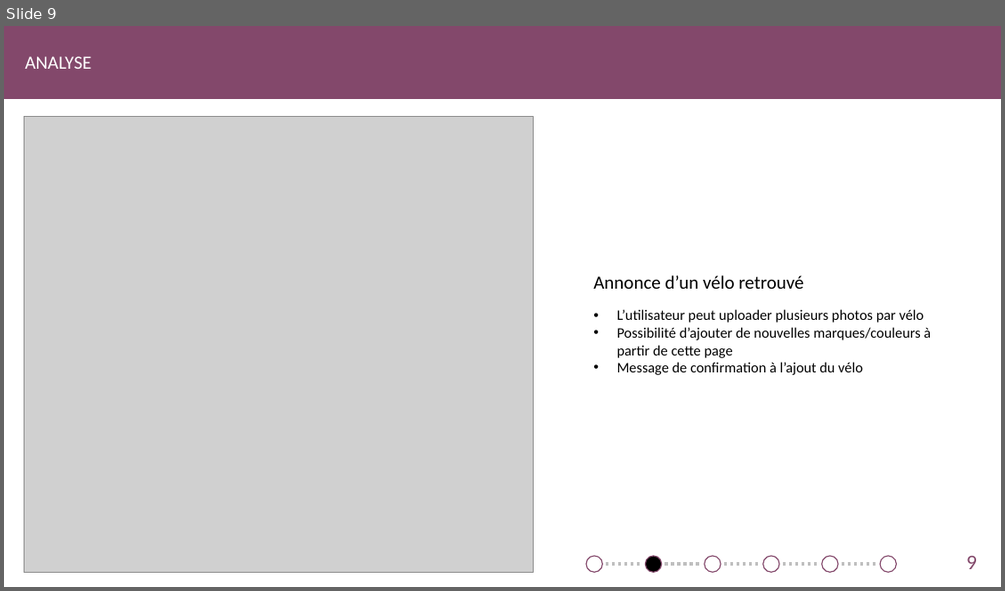
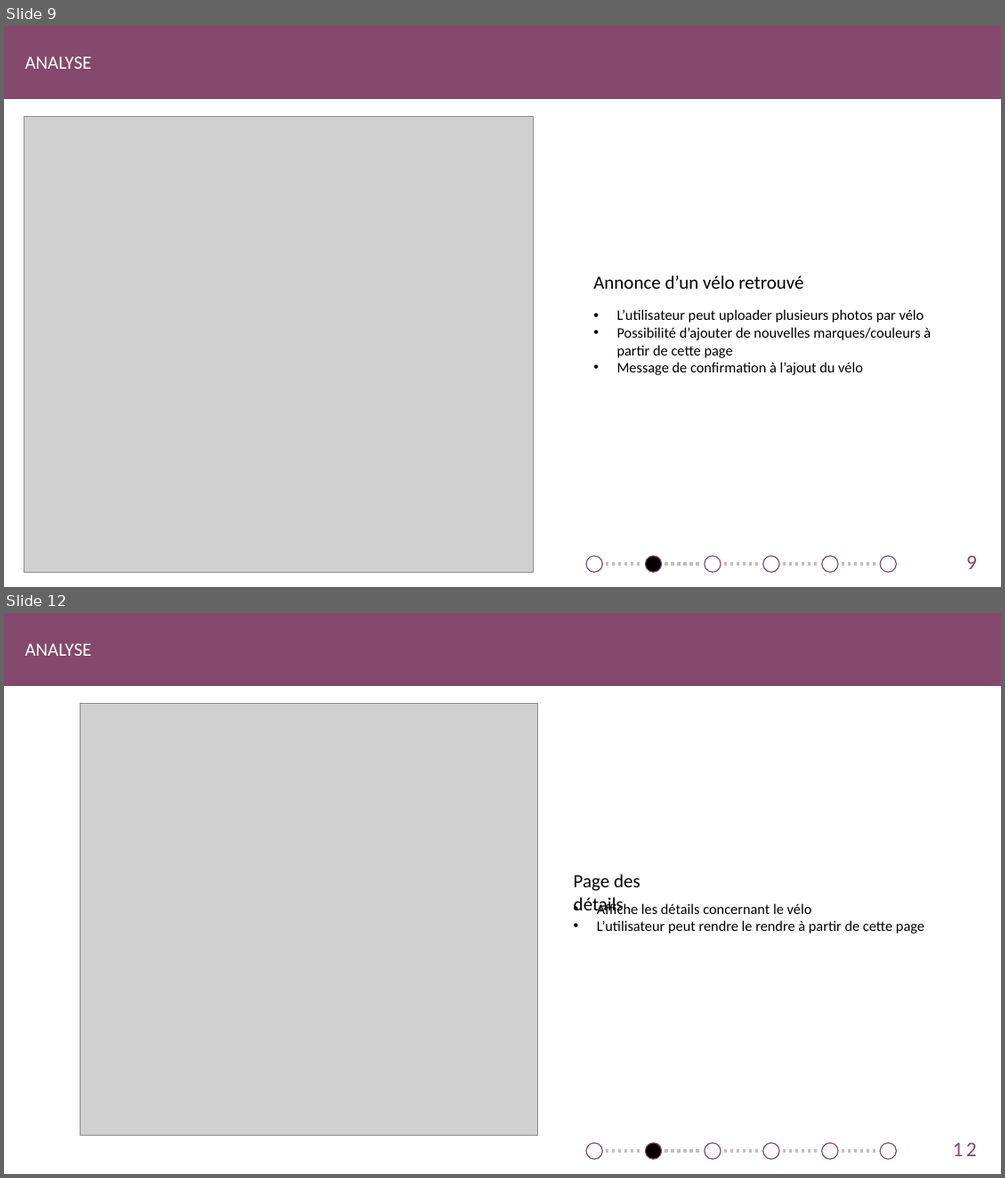
Before and after one commit to SweetDjsnow/TPI_GitHub, a slide deck: Documentation/Found Your Bike.pptx. Shown one above the other, each under a label of ours: slide 9 before the commit, slides 9 and 12 after it; the slides between them are not shown. The pictures are 1005x591 and 1005x1178 pixels, drawn with LibreOffice and Linux fonts; fonts in the diff are those of the drawing; grey boxes stand for pictures. Boxes give left, top, right and bottom in pixels: in the first picture for what was removed or moved away, otherwise in the second. Text is boxed around its words. In the diff, an @@ line names an element or a change of style, - is before the commit and + after.

```diff
--- a/Documentation/Found Your Bike.pptx
+++ b/Documentation/Found Your Bike.pptx
@@ slide 12 added at <box>4,613,1001,1174</box>, background #FFFFFF @@
@@ rectangle added at <box>4,613,1001,686</box>, fill #83486B, outline #83486B 1 pt @@
@@ text added at <box>25,643,92,656</box>, 18 pt, text #FFFFFF @@
+ANALYSE
@@ picture added at <box>81,704,538,1135</box> @@
@@ text added at <box>574,874,640,914</box>, 18 pt, text #000000 @@
+Page des détails
@@ text added at <box>597,902,924,933</box>, 14 pt, text #000000 @@
+• Affiche les détails concernant le vélo
+• L’utilisateur peut rendre le rendre à partir de cette page
@@ ellipse added at <box>587,1143,603,1159</box>, fill #FFFFFF, outline #83486B 1 pt @@
@@ ellipse added at <box>646,1143,662,1159</box>, fill #000000, outline #83486B 1 pt @@
@@ ellipse added at <box>704,1143,721,1159</box>, fill #FFFFFF, outline #83486B 1 pt @@
@@ ellipse added at <box>763,1143,779,1159</box>, fill #FFFFFF, outline #83486B 1 pt @@
@@ ellipse added at <box>822,1143,839,1159</box>, fill #FFFFFF, outline #83486B 1 pt @@
@@ ellipse added at <box>881,1143,897,1159</box>, fill #FFFFFF, outline #83486B 1 pt @@
@@ page number added at <box>953,1143,977,1156</box>, 20 pt, text #83486B @@
+12
@@ line added from (606, 1151) to (642, 1151), #BFBFBF 3 pt dashed @@
@@ line added from (665, 1151) to (701, 1151), #BFBFBF 3 pt dashed @@
@@ line added from (724, 1151) to (760, 1151), #BFBFBF 3 pt dashed @@
@@ line added from (783, 1151) to (818, 1151), #BFBFBF 3 pt dashed @@
@@ line added from (841, 1151) to (877, 1151), #BFBFBF 3 pt dashed @@
```
Also in this commit, not shown: 2 slides changed, 2 other slides added, 6 other files.
